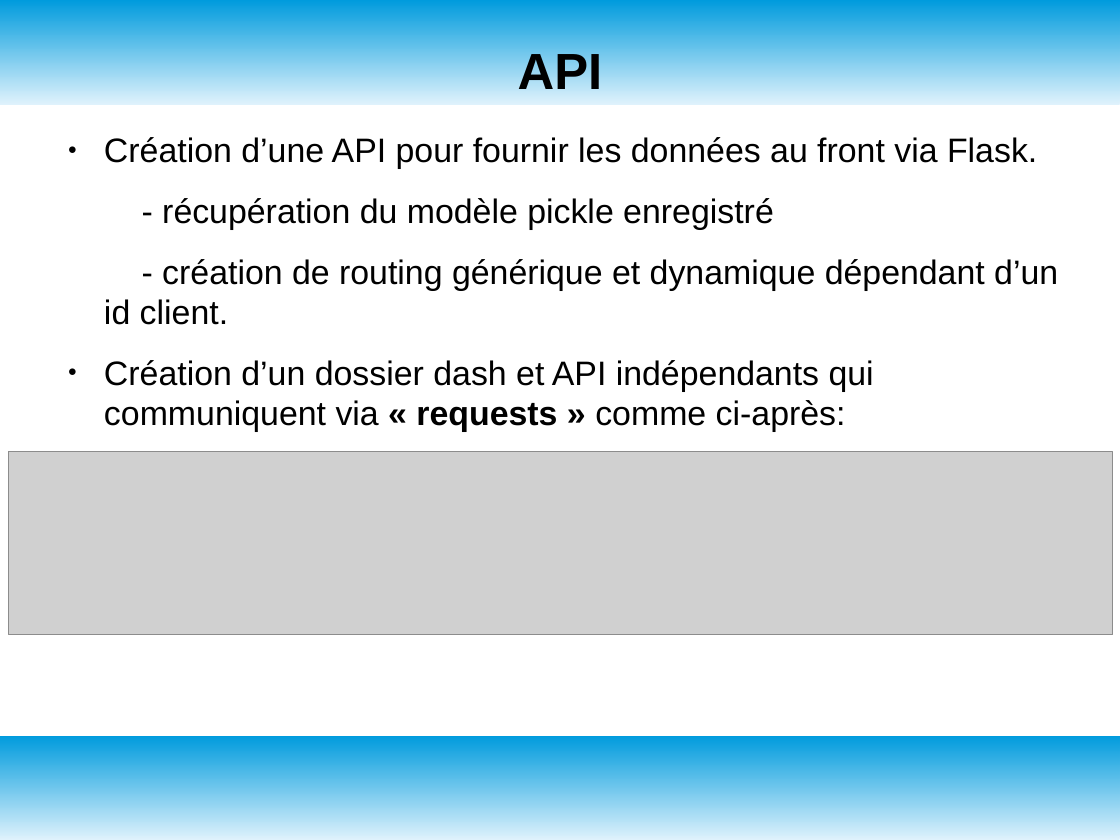
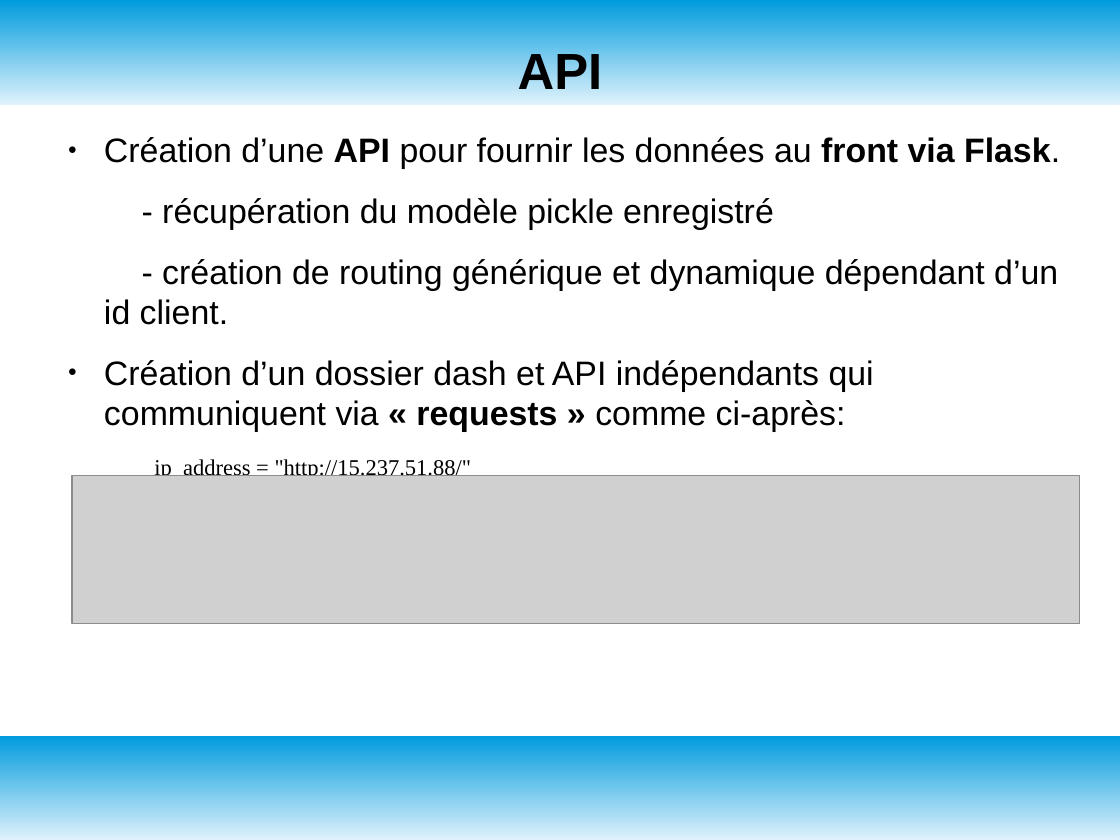
Before and after one commit to NOMEZA/projet_7_repository, a slide deck: slide 8 of Présentation projet_7.odp. Drawn at 1120x840 pixels with LibreOffice and Linux fonts; fonts in the diff are those of the drawing; grey boxes stand for pictures. Boxes give left, top, right and bottom in pixels: in the first picture for what was removed or moved away, otherwise in the second. Text is boxed around its words. In the diff, an @@ line names an element or a change of style, - is before the commit and + after.

```diff
--- a/Présentation projet_7.odp
+++ b/Présentation projet_7.odp
@@ text at (104, 137, 1060, 169): bold on in "API front via Flask." @@
@@ picture: place and size @@
-picture at (9, 452, 1114, 635)
+picture at (72, 476, 1080, 624)
@@ text at (154, 459, 472, 480): paragraph added @@
+ip_address = "http://15.237.51.88/"
```
Also in this commit, not shown: 1 other slide changed, 18 slides removed, 13 other files.
